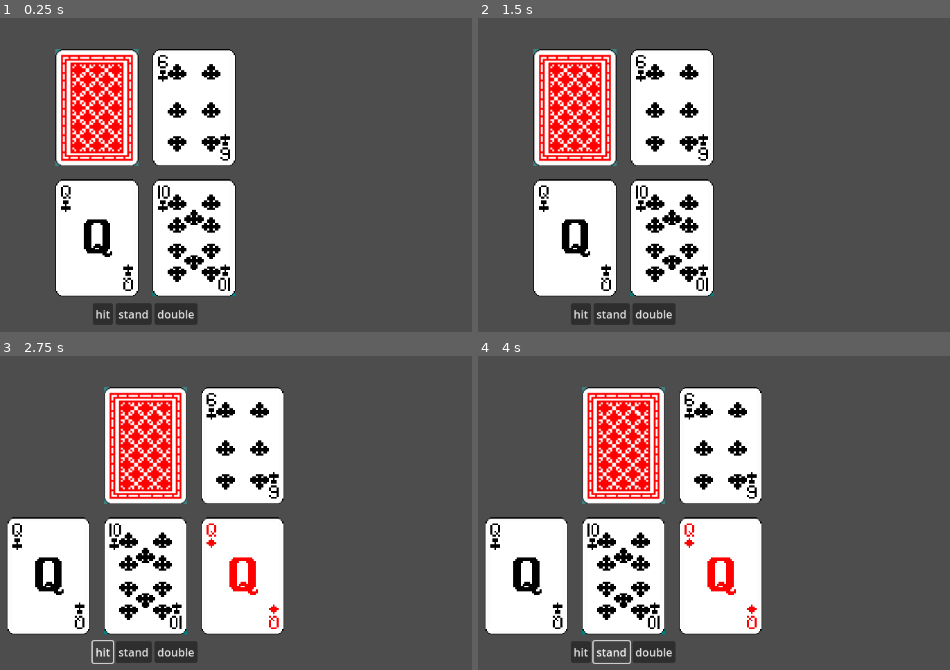
Above: before the commit, frames 1-4 (two rows, left to right).
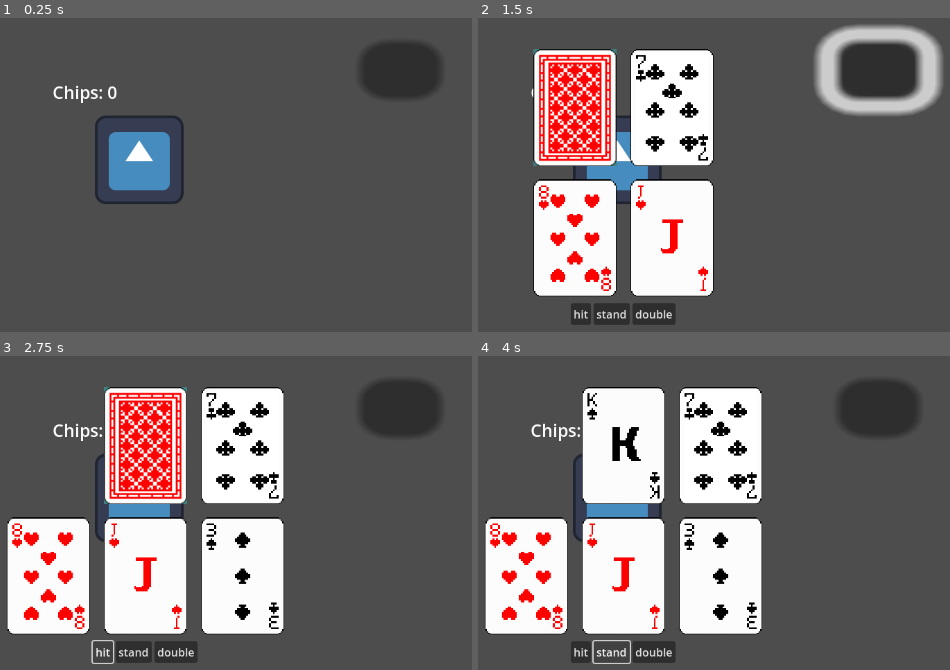
Above: after the commit, the same moments.

Repository: mehrad1w3/casino-clicker
Game: Godot game, scene res://scene/main.tscn
Two runs of this game, one before a commit and one after it. Both use one fixed random seed, a clock stepped at 60 frames per second and the inputs below. Before the commit the project starts from res://scene/blackjack.tscn. The engine's default icon, where the game draws it, is replaced by a stand-in: a white triangle on a blue panel in a dark square.
Inputs (mouse positions are in pixels of both pictures, inside the frame that each line leads up to):
- Up to frame 1 (0.25 s): no input
- Up to frame 2 (1.5 s): click (879, 71) at 0.52 s; click (879, 71) at 1.27 s
- Up to frame 3 (2.75 s): click "hit" at 2 s
- Up to frame 4 (4 s): click (619, 497) at 2.77 s; click "stand" at 3.5 s

The runs differ from the first frame. In frame 1, 31% of the frame differs, in the area x 11-94%, y 7-98%; in frame 2, 11%; in frame 3, 8.0%; in frame 4, 13%.

Commit message:
Add main scene to manage Clicker and Blackjack flow
Introduces a new main scene and script to coordinate transitions between the Clicker and Blackjack scenes. Updates chips.tscn and coinclicker.gd to support starting Blackjack from the Clicker, and adjusts scene and node names for consistency. Also adds a new card asset and updates project settings to use the new main scene.

Diff:
--- a/project.godot
+++ b/project.godot
@@ -11,7 +11,7 @@
 [application]
 
 config/name="black jacks"
-run/main_scene="uid://dy1mcwb01f4ac"
+run/main_scene="uid://2t332o8kqkgu"
 config/features=PackedStringArray("4.4", "Mobile")
 config/icon="res://icon.svg"
 
--- a/scene/blackjack.tscn
+++ b/scene/blackjack.tscn
@@ -2,7 +2,7 @@
 
 [ext_resource type="Script" uid="uid://bj36sufb103no" path="res://scripts/blackjack.gd" id="1_c2epf"]
 
-[node name="Node2D" type="Node2D"]
+[node name="blackjack" type="Node2D"]
 script = ExtResource("1_c2epf")
 
 [node name="CenterContainer" type="CenterContainer" parent="."]
--- a/scene/chips.tscn
+++ b/scene/chips.tscn
@@ -3,7 +3,7 @@
 [ext_resource type="Script" uid="uid://bal5vg42mfhnc" path="res://scripts/coinclicker.gd" id="1_m63jn"]
 [ext_resource type="Texture2D" uid="uid://d2r8sji5xle0c" path="res://icon.svg" id="2_0rd3l"]
 
-[node name="mainclickbut" type="Control"]
+[node name="Clicker" type="Control"]
 layout_mode = 3
 anchors_preset = 15
 anchor_right = 1.0
@@ -29,4 +29,13 @@
 theme_override_font_sizes/font_size = 25
 text = "Chips : 100000000000"
 
+[node name="StartBlackjack" type="Button" parent="."]
+layout_mode = 0
+offset_left = 885.0
+offset_top = 116.0
+offset_right = 893.0
+offset_bottom = 124.0
+scale = Vector2(14.6873, 10.4242)
+
 [connection signal="pressed" from="chipsbutten" to="." method="_on_chipsbutten_pressed"]
+[connection signal="pressed" from="StartBlackjack" to="." method="_on_start_blackjack_pressed"]
--- /dev/null
+++ b/scene/main.tscn
@@ -0,0 +1,12 @@
+[gd_scene load_steps=4 format=3 uid="uid://2t332o8kqkgu"]
+
+[ext_resource type="Script" uid="uid://f3taaojtmi7p" path="res://scripts/main.gd" id="1_wp4xf"]
+[ext_resource type="PackedScene" uid="uid://by84m7ft5sqev" path="res://scene/chips.tscn" id="2_brvut"]
+[ext_resource type="PackedScene" uid="uid://dy1mcwb01f4ac" path="res://scene/blackjack.tscn" id="3_0ha60"]
+
+[node name="main" type="Node2D"]
+script = ExtResource("1_wp4xf")
+
+[node name="Clicker" parent="." instance=ExtResource("2_brvut")]
+
+[node name="blackjack" parent="." instance=ExtResource("3_0ha60")]
--- a/scripts/cards.gd
+++ b/scripts/cards.gd
@@ -1,13 +1,11 @@
 extends Node2D
 
 @onready var sprite: Sprite2D = $Sprite2D
-@onready var hbox_container: HBoxContainer = $HBoxContainer
 var target_size: Vector2 = Vector2(100, 150)
 var space = 10 # Define your desired distance here
 
 func _ready() -> void:
-	hbox_container.add_theme_constant_override("separation", 30)
-
+	pass
 func set_card(card: Dictionary) -> void:
 	var path := "res://assets/card_%s_%s.png" % [card["rank"], card["suit"]]
 	print("Trying path:", path)
@@ -31,7 +29,6 @@
 func add_card_instance(card_scene: PackedScene, card_data: Dictionary) -> void:
 	var card_instance = card_scene.instantiate()
 	card_instance.set_card(card_data)
-	hbox_container.add_child(card_instance)
 
 func position_cards(cards: Array) -> void:
 	for i in range(cards.size()):
--- a/scripts/coinclicker.gd
+++ b/scripts/coinclicker.gd
@@ -14,10 +14,10 @@
 func _on_chipsbutten_pressed() -> void:
 	chips += 1
 
-func _on_StartBlackjack_pressed() -> void:
-
-	var blackjack = get_node("res://scene/main.tscn")
-	if blackjack:
-		blackjack.bet_amount = chips
-		blackjack.start_new_round()
-		chips = 0  # reset chips after betting
+func _on_start_blackjack_pressed() -> void:
+	var blackjack_scene = preload("res://scene/blackjack.tscn")
+	var blackjack = blackjack_scene.instantiate()
+	get_tree().root.add_child(blackjack)   # main tree
+	blackjack.bet_amount = chips
+	blackjack.start_new_round()
+	chips = 0
--- /dev/null
+++ b/scripts/main.gd
@@ -0,0 +1,14 @@
+extends Node2D
+
+func _ready() -> void:
+	#on start
+	$Clicker.show()
+	$blackjack.hide()
+
+func _on_start_blackjack_pressed():
+	var chips = $Clicker.chips
+
+	$Clicker.hide()
+	$blackjack.show()
+	$blackjack.bet_amount = $Clicker.chips   # chips from Clicker
+	$blackjack.start_new_round()
Binary file added: assets/card_3_hearts.png
Not shown, added: assets/card_3_hearts.png.import
Not shown, added: scripts/main.gd.uid
